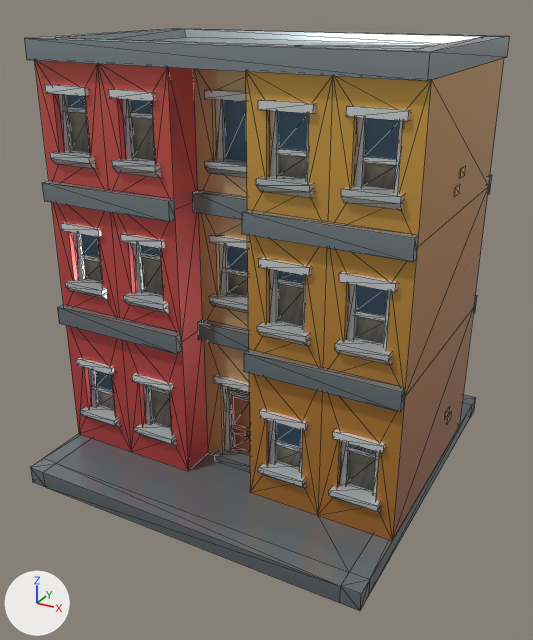
The glTF model model_3d/Building4/Building.glb as it was, and as the next commit left it.
Camera for both pictures: a camera (50 mm lens) standing at (1.85, -3.41, 2.54) and looking at (0.04, -0.12, 0.89). Arrows for +X, +Y and +Z are at lower left; the lights stay in place. Mesh edges are drawn as thin lines. Where no turn or scale is listed for an object, it has been applied to the vertices. Vertices at the same position are counted once.

Objects in the first picture: 'building_F'.
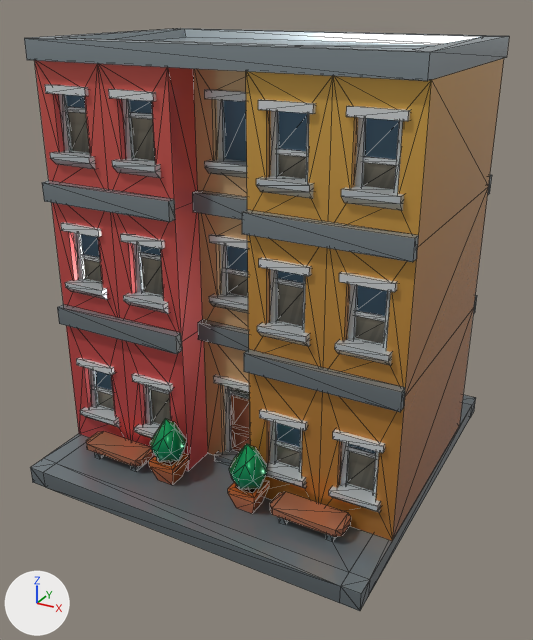
The change, as a list of edits to the scene's bpy script:
```text
Change me_building_f:
    used by ob_building_f; location = (0.0, 0.0, 0.0)
    remove me_building_f.from_pydata(...)  # 1006 vertices, 1152 faces; spans x -1.0..1.0, y -1.0..1.0, z 0.0..2.35
    add me_building_f.from_pydata(...)  # 1086 vertices, 1322 faces; spans x -1.0..1.0, y -1.0..1.0, z 0.0..2.35
    me_building_f part 1: 11 loose pieces with 64 vertices, spanning x -1.0..1.0, y -0.37..0.61, z 0.27..1.81, are deleted
    me_building_f part 2
    102 vertices are added at x -0.8..0.8, y -0.8..-0.6, z 0.1..0.48
    34 new vertices lie (0.0, 0.1, 0.0) away from vertices in x -0.8..0.8, y -0.75, z 0.1..0.33
    8 new vertices lie (0.0, -0.16, 0.0) away from vertices in x -0.77..0.77, y -0.62, z 0.16..0.23
    232 new faces join them
```

Where the change shows, as pixel boxes (x1, y1, x2, y2) in the pictures (533 x 640 px):
part 1 of me_building_f, deleted: before (245, 166, 466, 437)
part 2 of me_building_f, added: after (86, 419, 351, 542)
